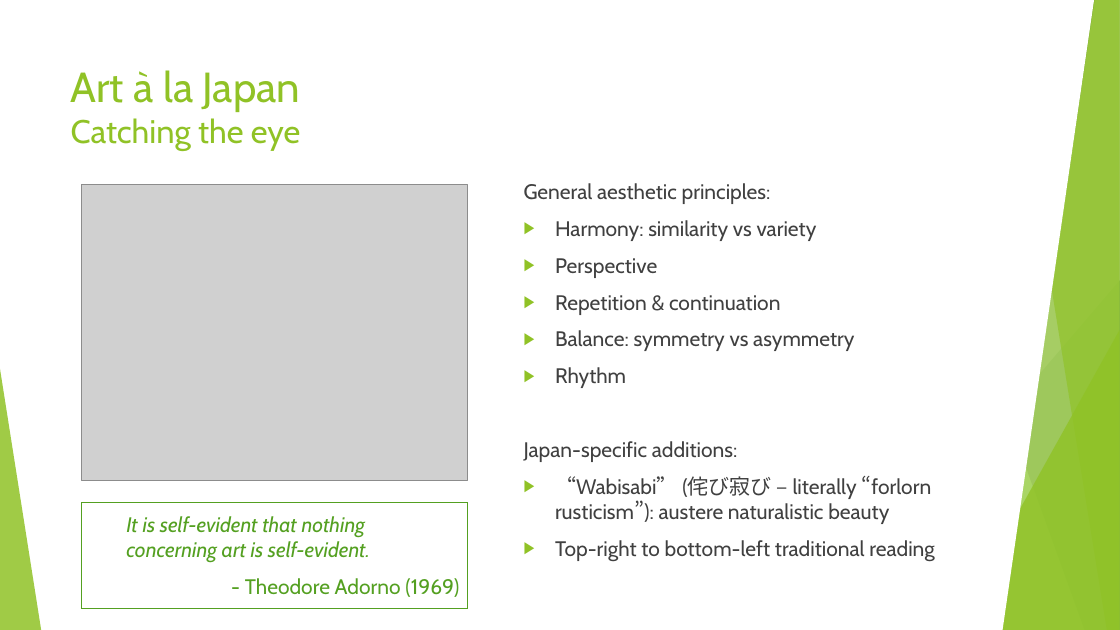
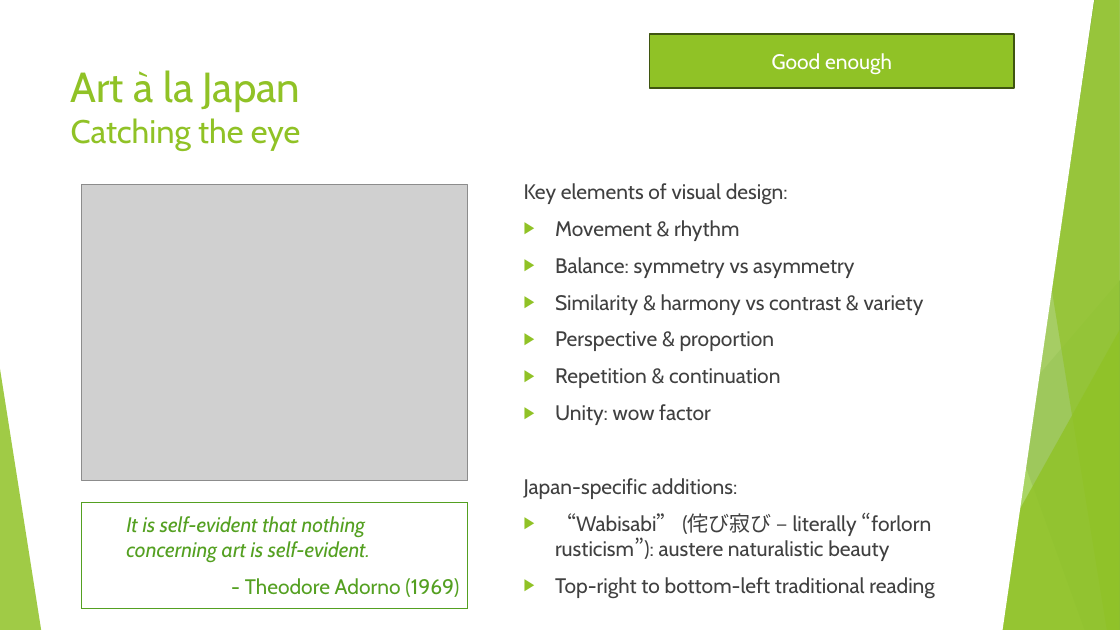
Before and after one commit to AlexLabram/Bonsai, a slide deck: slide 13 of Courseware/Bonsai On A Budget (running).pptx. Drawn at 1120x630 pixels with LibreOffice and Linux fonts; fonts in the diff are those of the drawing; grey boxes stand for pictures. Boxes give left, top, right and bottom in pixels: in the first picture for what was removed or moved away, otherwise in the second. Text is boxed around its words. In the diff, an @@ line names an element or a change of style, - is before the commit and + after.

Commit message:
Art slide: minor fixes

```diff
--- a/Courseware/Bonsai On A Budget (running).pptx
+++ b/Courseware/Bonsai On A Budget (running).pptx
@@ rectangle added at box(649, 34, 1014, 88), fill #90C226, outline #3F5511 1.5 pt, 18 pt, text #FFFFFF @@
+Good enough
@@ text at box(524, 183, 924, 351): text changed @@
-General aesthetic principles:
-▶ Harmony: similarity vs variety
-▶ Perspective
+Key elements of visual design:
+▶ Movement & rhythm
+▶ Balance: symmetry vs asymmetry
+▶ Similarity & harmony vs contrast & variety
+▶ Perspective & proportion
@@ text at box(555, 404, 711, 425): text changed @@
-▶ Balance: symmetry vs asymmetry
-▶ Rhythm
+▶ Unity: wow factor
```
